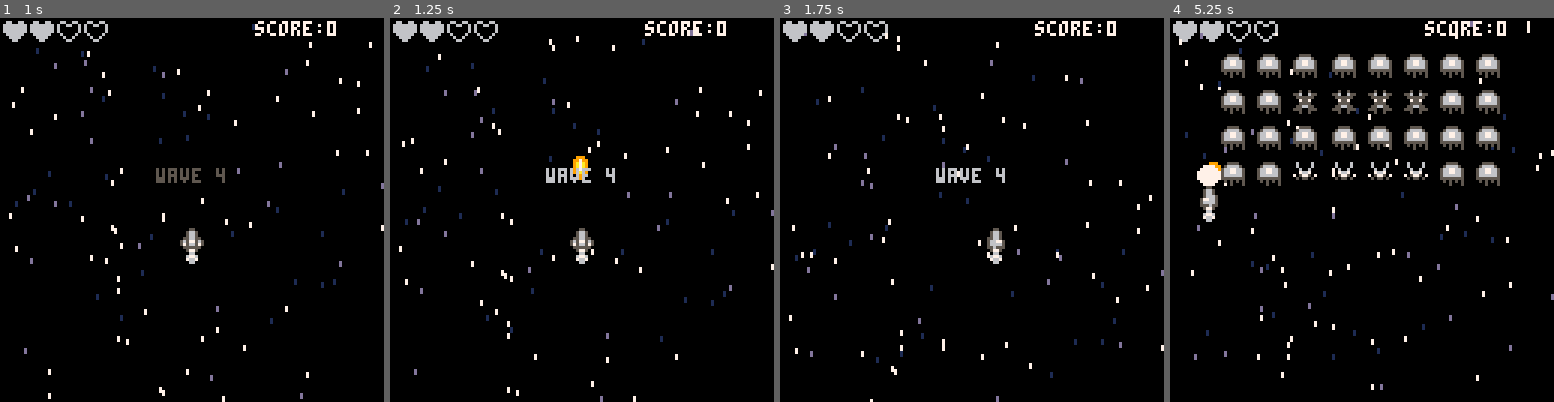
Above: before the commit, frames 1-4 (left to right).
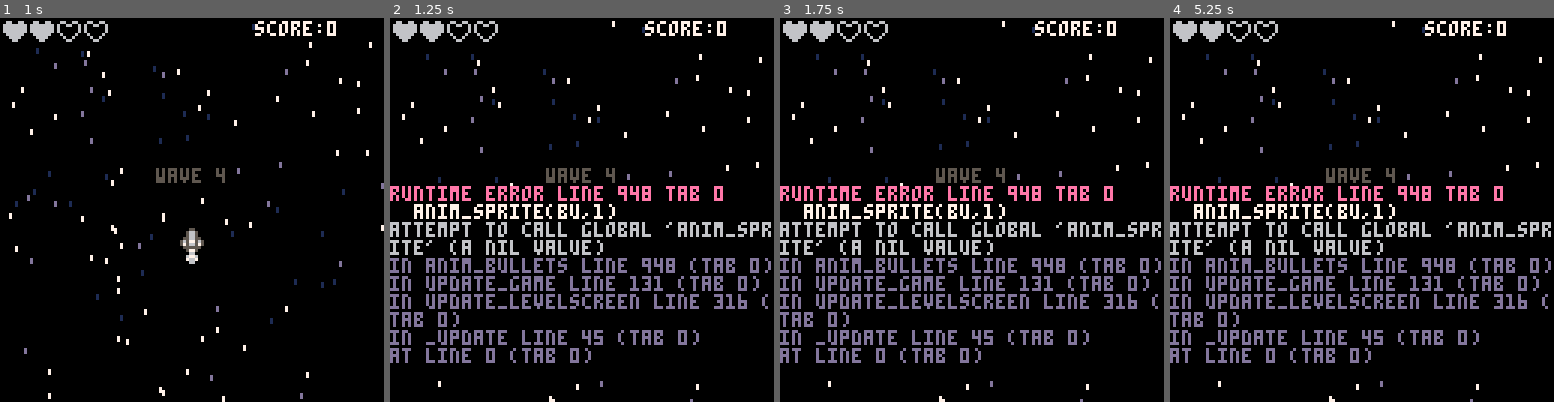
Above: after the commit, the same moments.

Repository: thorty/pico8_shmup
Game: PICO-8 cartridge myshmup2.p8
The game is run twice, just before and just after one commit, with the same random seed, the same clock (stepped at 60 frames per second) and the same inputs.
Inputs:
- Up to frame 1 (1 s): tap X (X key) at 0.33 s; tap O (Z key) at 0.7 s
- Up to frame 2 (1.25 s): tap X (X key) at 1.07 s
- Up to frame 3 (1.75 s): hold Right from 1.6 s (still down); tap O (Z key) at 1.7 s
- Up to frame 4 (5.25 s): tap X (X key) every 1.12 s from 1.85 to 5.2 s; release Right at 2.1 s; tap O (Z key) every 0.4 s from 2.1 to 4.9 s; hold Up 2.15-2.42 s; hold Right 2.47-3.03 s; hold Left 3.08-3.58 s; hold Down 3.63-3.97 s; hold Right 4.02-4.68 s; hold Up 4.73-5.03 s; hold Left from 5.08 s (still down)

Frame 1 is identical in both runs. In frame 2, 14% of the frame differs, in the area x 0-100%, y 0-100%; in frame 3, 13%; in frame 4, 22%.
Error after the commit: runtime error line 948 tab 0; anim_sprite(bu,1); attempt to call global 'anim_sprite' (a nil value)

Commit message:
anim recfactoring

Diff:
--- a/bullets.lua
+++ b/bullets.lua
@@ -20,10 +20,6 @@
 function anim_bullets()
 	for i=1,#bullets do
 		local bu = bullets[i]
-		bu.aniframe+=1
-		if flr(bu.aniframe)>#bu.ani then
-			bu.aniframe=1
-		end
-		bu.sp=bu.ani[flr(bu.aniframe)]
+		anim_sprite(bu,1)
 	end
 end
